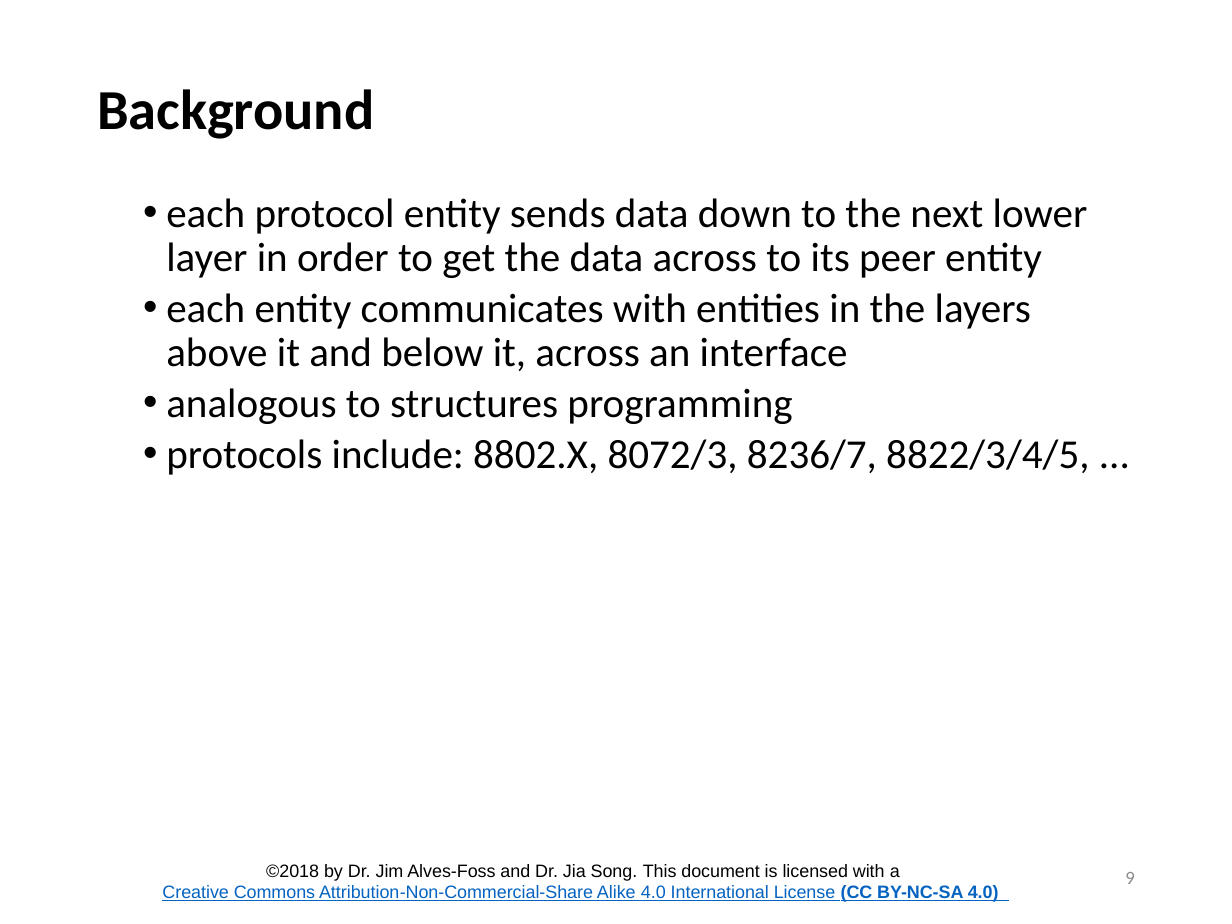
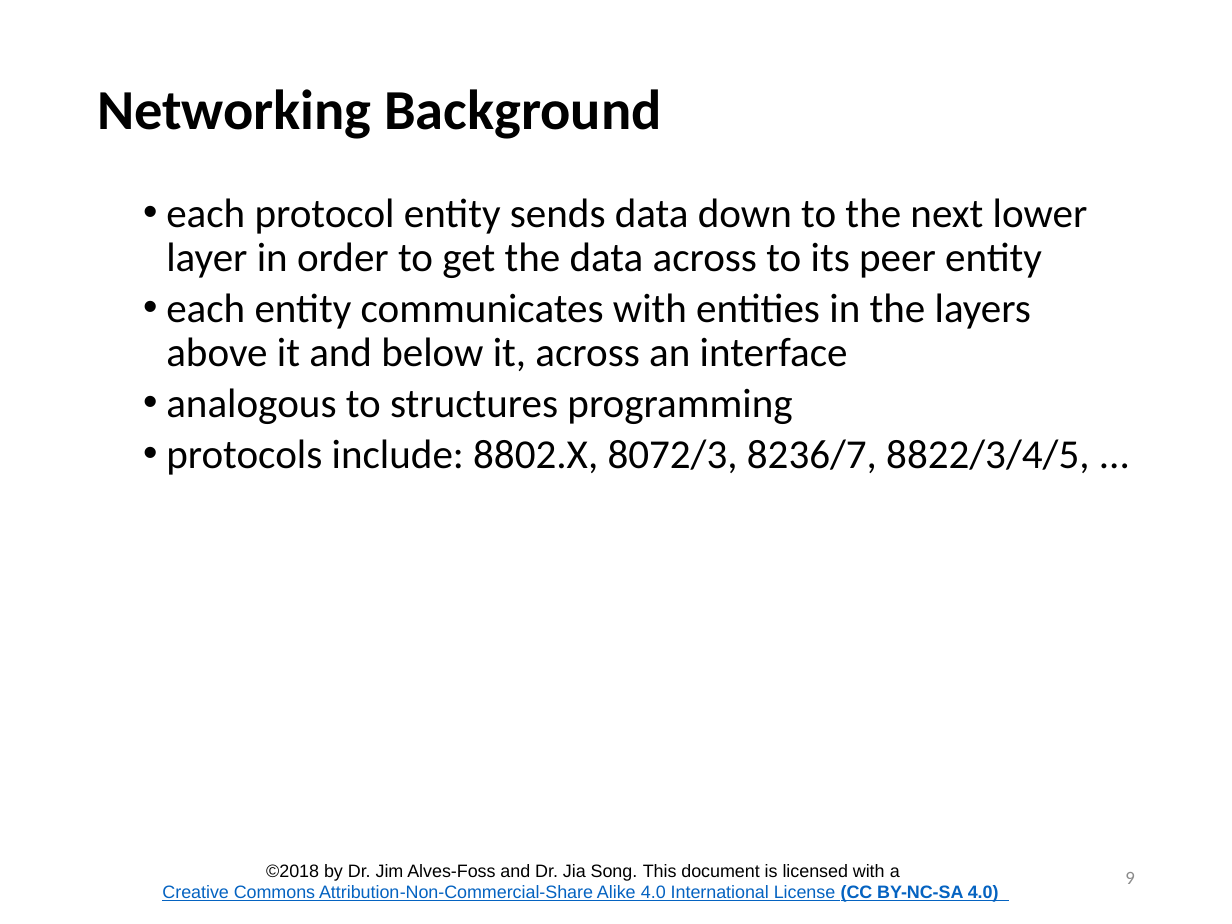
Before and after one commit to CenterForSecureAndDependableSystems/Teaching-Materials, a slide deck: slide 9 of Network-Security/Module_1 Internetworking/Lesson_1_Networking_Overview.pptx. Drawn at 1232x924 pixels with LibreOffice and Linux fonts; fonts in the diff are those of the drawing; background and template pictures are left out. Boxes give left, top, right and bottom in pixels: in the first picture for what was removed or moved away, otherwise in the second. Text is boxed around its words. In the diff, an @@ line names an element or a change of style, - is before the commit and + after.

```diff
--- a/Network-Security/Module_1 Internetworking/Lesson_1_Networking_Overview.pptx
+++ b/Network-Security/Module_1 Internetworking/Lesson_1_Networking_Overview.pptx
@@ title at (x1=97, y1=89, x2=661, y2=139): text changed @@
-Background
+Networking Background
```
Also in this commit, not shown: 11 other slides changed, 2 slides added, 1 slide removed, 55 other files.
